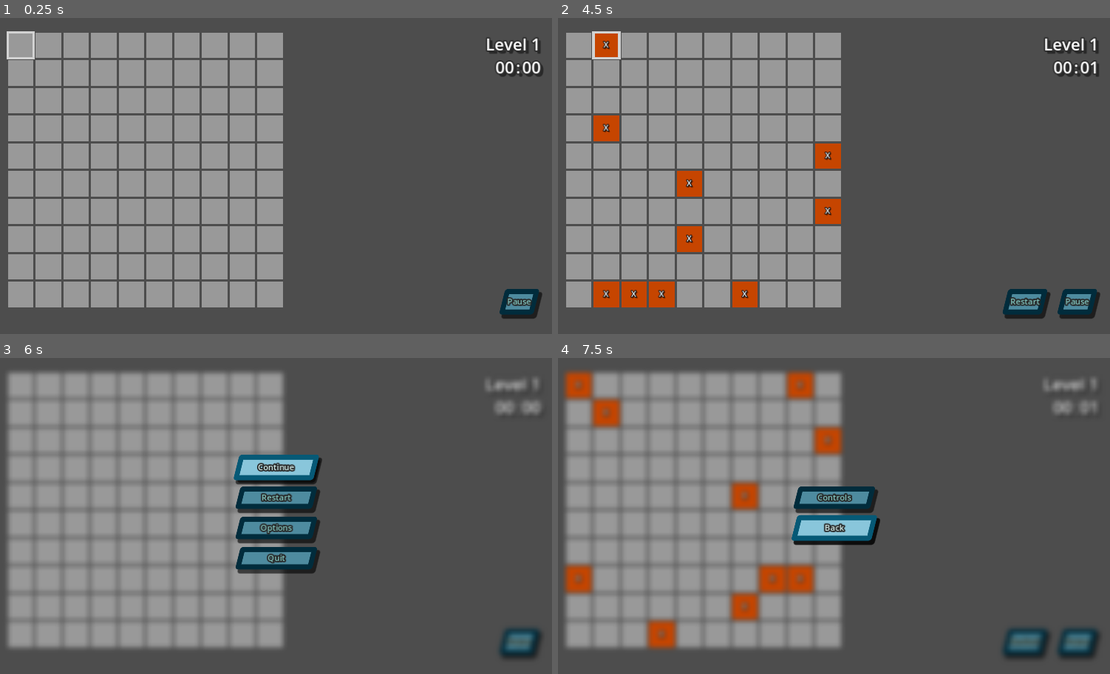
Above: before the commit, frames 1-4 (two rows, left to right).
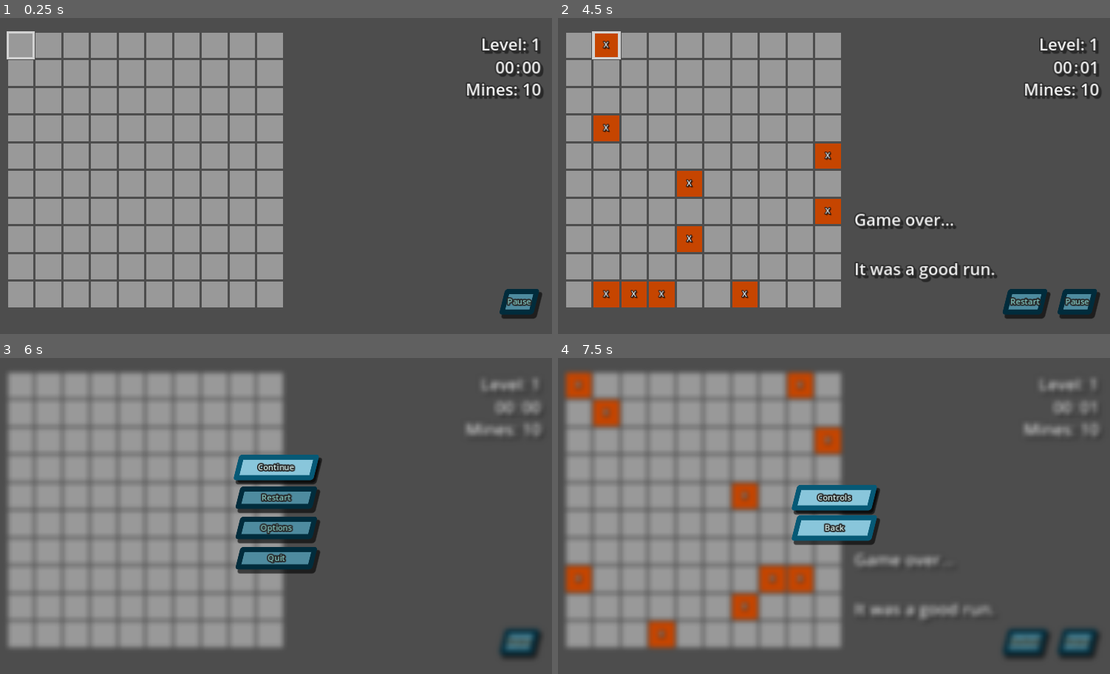
Above: after the commit, the same moments.

Repository: ClovCG/mine-project
Game: Godot game, scene res://Scenes/game.tscn
Same seed, same stepped clock (60 frames per second), same inputs: the game is played once before the commit and once after it.
Inputs (mouse positions are in pixels of both pictures, inside the frame that each line leads up to):
- Up to frame 1 (0.25 s): no input
- Up to frame 2 (4.5 s): tap Enter at 0.5 s; move the mouse to (580, 46) at 0.52 s; tap E (accept) at 0.6, 3.8, 4.25, 4.35 s; click (580, 46) at 0.67 s; tap F (set_flag) at 0.8, 3.6 s; click "Restart" at 1.25 s; click "Pause" at 2 s; click "Restart" at 2.75 s; tap Escape (start) at 3.5 s; move the mouse to (580, 46) at 3.52 s; click (580, 46) at 3.67 s; move the mouse to (607, 46) at 4.27 s; click (607, 46) at 4.42 s
- Up to frame 3 (6 s): tap F (set_flag) at 4.55, 5.85 s; click "Restart" at 5 s; tap Escape (start) at 5.75 s; move the mouse to (22, 386) at 5.77 s; click (22, 386) at 5.92 s
- Up to frame 4 (7.5 s): tap E (accept) at 6.05, 6.5, 6.6 s; move the mouse to (607, 386) at 6.52 s; click (607, 386) at 6.67 s; tap F (set_flag) at 6.8 s; tap Escape (start) at 7.15 s; click "Options" at 7.25 s

The runs differ from the first frame. In frame 1, 0.7% of the frame differs, in the area x 84-99%, y 6-26%; in frame 2, 1.9%; in frame 3, 0.3%; in frame 4, 2.5%, in the area x 42-98%, y 7-83%.

Commit message:
Added Strings globals. Modified game scene.

Diff:
--- a/Resources/UI/Timer/timer_label_settings.tres
+++ b/Resources/UI/Timer/timer_label_settings.tres
@@ -2,6 +2,7 @@
 
 [resource]
 font_size = 32
+font_color = Color(0.941176, 0.941176, 0.941176, 1)
 outline_size = 10
 outline_color = Color(0.172833, 0.172833, 0.172833, 1)
 shadow_size = 5
--- a/Scenes/game.tscn
+++ b/Scenes/game.tscn
@@ -98,6 +98,27 @@
 horizontal_alignment = 2
 script = ExtResource("6_aum0h")
 
+[node name="Mines" type="Label" parent="."]
+offset_left = 942.0
+offset_top = 138.0
+offset_right = 1088.0
+offset_bottom = 183.0
+text = "Mines: "
+label_settings = ExtResource("4_5f4hn")
+horizontal_alignment = 3
+
+[node name="EndText" type="Label" parent="."]
+visible = false
+offset_left = 612.0
+offset_top = 392.0
+offset_right = 904.0
+offset_bottom = 533.0
+theme_override_font_sizes/font_size = 1
+text = "Game over...
+
+It was a good run."
+label_settings = ExtResource("4_5f4hn")
+
 [node name="PauseMenu" parent="." instance=ExtResource("8_cf6d8")]
 visible = false
 anchors_preset = 0
--- a/Scripts/Game/mine_grid.gd
+++ b/Scripts/Game/mine_grid.gd
@@ -11,6 +11,8 @@
 var tiles_dict: Dictionary = {} # "mine_position": MineTile
 
 @onready var timer: IngameTimer = $"../IngameTimer"
+@onready var mines_label: Label = $"../Mines"
+@onready var end_label: Label = $"../EndText"
 @onready var next_level_button: Button = $"../ButtonContainer/NextLevelButton"
 @onready var pause_button: PauseButton = $"../ButtonContainer/PauseButton"
 @onready var pause_menu: PauseMenu = $"../PauseMenu"
@@ -25,6 +27,7 @@
 
 	# Once everything is reset, set up the new grid
 	mines += Game.level
+	mines_label.text = Strings.LABEL_MINES % mines
 	Game.flags = mines
 	set_up()
 
@@ -101,12 +104,19 @@
 		tiles_dict[str(mine_pos)].show_tile()
 
 	# Show the next level button and set the focus neighbors accordingly
-	next_level_button.visible = true
 	next_level_button.focus_previous = NodePath(tiles_dict["99"].get_path())
 	next_level_button.focus_next = NodePath(pause_button.get_path())
 	next_level_button.focus_neighbor_left = NodePath(tiles_dict["99"].get_path())
 	next_level_button.focus_neighbor_right = NodePath(pause_button.get_path())
 	pause_button.focus_previous = NodePath(next_level_button.get_path())
 	pause_button.focus_neighbor_left = NodePath(next_level_button.get_path())
+	next_level_button.visible = true
+	end_label.visible = true
 
-	next_level_button.text = "Next Level" if Game.game_state == Game.GAME_STATE.CLEARED else "Restart"
+	if Game.game_state == Game.GAME_STATE.CLEARED:
+		next_level_button.text = Strings.BUTTON_NEXTLEVEL
+		pause_menu.restart_button.text = Strings.BUTTON_NEXTLEVEL
+		end_label.text = Strings.LABEL_END_WIN
+		return
+	next_level_button.text = Strings.BUTTON_RESTART
+	end_label.text = Strings.LABEL_END_LOSE
--- a/Scripts/Game/mine_tile.gd
+++ b/Scripts/Game/mine_tile.gd
@@ -29,10 +29,10 @@
 func _on_tile_pressed(event: InputEvent) -> void:
 	if Game.game_state == Game.GAME_STATE.IN_PROGRESS and event.is_pressed() and not checked:
 		# Shows the content of the tile as long as there's no flag
-		if InputMap.event_is_action(event, "accept") and not flagged:
+		if InputMap.event_is_action(event, Strings.INPUT_ACTION_ACCEPT) and not flagged:
 			show_tile()
 		# Puts/Removes a flag on the tile
-		elif InputMap.event_is_action(event, "set_flag"):
+		elif InputMap.event_is_action(event, Strings.INPUT_ACTION_SETFLAG):
 			if not flagged and Game.flags_used < Game.flags:
 				self.flagged = true
 				Game.flags_used += 1
@@ -48,7 +48,7 @@
 	label.text = self.num
 
 	if Game.game_state == Game.GAME_STATE.IN_PROGRESS:
-		self.color = Color("3b3b3b")
+		self.color = Color(Strings.COLOR_DARKGRAY)
 		grid.tiles_left -= 1
 		match num:
 			# Tile has a mine --> Game Over
@@ -68,7 +68,7 @@
 
 	# The conditions below are only true when the game is finished
 	elif Game.game_state == Game.GAME_STATE.LOST:
-		self.color = Color("C64500")
+		self.color = Color(Strings.COLOR_RED)
 	else:
-		self.color = Color("208ab3")
+		self.color = Color(Strings.COLOR_BLUE)
 		label.text = "!"
--- /dev/null
+++ b/Scripts/Globals/Misc/strings.gd
@@ -0,0 +1,25 @@
+extends Node
+
+# BUTTON #
+const BUTTON_RESTART: String = "Restart"
+const BUTTON_NEXTLEVEL: String = "Next Level"
+
+# LABEL #
+const LABEL_END_WIN: String = "CLEAR!\n\nNext level unlocked!"
+const LABEL_END_LOSE: String = "Game over...\n\nIt was a good run."
+const LABEL_LEVEL: String = "Level: %d"
+const LABEL_MINES: String = "Mines: %d"
+
+# CONTROLS MENU #
+const CONTROLS_MENU_CONTROLS_TAB: String = "Controls"
+const CONTROLS_MENU_HOWTOPLAY_TAB: String = "How to play"
+
+# COLORS #
+const COLOR_BLUE: String = "208ab3"
+const COLOR_RED: String = "C64500"
+const COLOR_DARKGRAY: String = "3b3b3b"
+
+# INPUT ACTIONS #
+const INPUT_ACTION_ACCEPT: String = "accept"
+const INPUT_ACTION_SETFLAG: String = "set_flag"
+const INPUT_ACTION_START: String = "start"
--- a/Scripts/Level/level_ui.gd
+++ b/Scripts/Level/level_ui.gd
@@ -3,7 +3,7 @@
 
 # Called when the node enters the scene tree for the first time.
 func _ready() -> void:
-	self.text = "Level " + str(Game.level + 1)
+	self.text = Strings.LABEL_LEVEL % (Game.level + 1)
 
 
 # Called every frame. 'delta' is the elapsed time since the previous frame.
--- a/Scripts/Level/next_level_button.gd
+++ b/Scripts/Level/next_level_button.gd
@@ -6,5 +6,5 @@
 	Game.restart()
 
 func _on_next_level_input_pressed(event: InputEvent) -> void:
-	if InputMap.event_is_action(event, "accept") and event.is_pressed():
+	if InputMap.event_is_action(event, Strings.INPUT_ACTION_ACCEPT) and event.is_pressed():
 		Game.restart()
--- a/Scripts/PauseMenu/controls_menu.gd
+++ b/Scripts/PauseMenu/controls_menu.gd
@@ -9,8 +9,8 @@
 # Called when the node enters the scene tree for the first time.
 func _ready() -> void:
 	options_container = get_node_or_null("../OptionsMenu")
-	set_tab_title(0, "Controls")
-	set_tab_title(1, "How to play")
+	set_tab_title(0, Strings.CONTROLS_MENU_CONTROLS_TAB)
+	set_tab_title(1, Strings.CONTROLS_MENU_HOWTOPLAY_TAB)
 	back_button.connect("pressed", func(): options_container._on_return_to_options_pressed())
 	back_button.connect("gui_input", func(event: InputEvent): options_container._on_return_to_options_input_pressed(event))
 
--- a/Scripts/PauseMenu/options_menu.gd
+++ b/Scripts/PauseMenu/options_menu.gd
@@ -15,14 +15,14 @@
 func show_options_menu() -> void:
 	pause_menu.menu_container.visible = false
 	self.visible = true
-	back_button.grab_focus()
+	controls_button.grab_focus()
 
 # SIGNAL METHODS #
 func _on_controls_pressed() -> void:
 	controls_container.show_controls_menu()
 
 func _on_controls_input_pressed(event: InputEvent) -> void:
-	if InputMap.event_is_action(event, "accept") and event.is_pressed():
+	if InputMap.event_is_action(event, Strings.INPUT_ACTION_ACCEPT) and event.is_pressed():
 		controls_container.show_controls_menu()
 
 func _on_return_to_options_pressed() -> void:
@@ -31,7 +31,7 @@
 	controls_button.grab_focus()
 
 func _on_return_to_options_input_pressed(event: InputEvent) -> void:
-	if InputMap.event_is_action(event, "accept") and event.is_pressed():
+	if InputMap.event_is_action(event, Strings.INPUT_ACTION_ACCEPT) and event.is_pressed():
 		controls_container.visible = false
 		self.visible = true
 		controls_button.grab_focus()
--- a/Scripts/PauseMenu/pause_button.gd
+++ b/Scripts/PauseMenu/pause_button.gd
@@ -16,5 +16,5 @@
 	pause_menu.show_pause_menu()
 
 func _on_pause_button_input_pressed(event: InputEvent) -> void:
-	if InputMap.event_is_action(event, "accept") and event.is_pressed():
+	if InputMap.event_is_action(event, Strings.INPUT_ACTION_ACCEPT) and event.is_pressed():
 		pause_menu.show_pause_menu()
--- a/Scripts/PauseMenu/pause_menu.gd
+++ b/Scripts/PauseMenu/pause_menu.gd
@@ -22,9 +22,9 @@
 
 func _unhandled_input(event: InputEvent) -> void:
 	# Handles menu pause from keyboard/gamepad inputs
-	if event.is_action_pressed("start") and self.visible:
+	if event.is_action_pressed(Strings.INPUT_ACTION_START) and self.visible:
 		hide_pause_menu()
-	elif event.is_action_pressed("start") and !self.visible:
+	elif event.is_action_pressed(Strings.INPUT_ACTION_START) and !self.visible:
 		show_pause_menu()
 
 func show_pause_menu() -> void:
@@ -54,7 +54,7 @@
 	hide_pause_menu()
 
 func _on_continue_input_pressed(event: InputEvent) -> void:
-	if InputMap.event_is_action(event, "accept") and event.is_pressed():
+	if InputMap.event_is_action(event, Strings.INPUT_ACTION_ACCEPT) and event.is_pressed():
 		hide_pause_menu()
 
 
@@ -62,7 +62,7 @@
 	Game.restart()
 
 func _on_restart_input_pressed(event: InputEvent) -> void:
-	if InputMap.event_is_action(event, "accept") and event.is_pressed():
+	if InputMap.event_is_action(event, Strings.INPUT_ACTION_ACCEPT) and event.is_pressed():
 		Game.restart()
 
 
@@ -70,7 +70,7 @@
 	options_container.show_options_menu()
 
 func _on_options_input_pressed(event: InputEvent) -> void:
-	if InputMap.event_is_action(event, "accept") and event.is_pressed():
+	if InputMap.event_is_action(event, Strings.INPUT_ACTION_ACCEPT) and event.is_pressed():
 		options_container.show_options_menu()
 
 func _on_return_to_menu_pressed() -> void:
@@ -79,7 +79,7 @@
 	options_button.grab_focus()
 
 func _on_return_to_menu_input_pressed(event: InputEvent) -> void:
-	if InputMap.event_is_action(event, "accept") and event.is_pressed():
+	if InputMap.event_is_action(event, Strings.INPUT_ACTION_ACCEPT) and event.is_pressed():
 		options_container.visible = false
 		menu_container.visible = true
 		options_button.grab_focus()
@@ -89,5 +89,5 @@
 	get_tree().quit()
 
 func _on_quit_input_pressed(event: InputEvent) -> void:
-	if InputMap.event_is_action(event, "accept") and event.is_pressed():
+	if InputMap.event_is_action(event, Strings.INPUT_ACTION_ACCEPT) and event.is_pressed():
 		get_tree().quit()
--- a/project.godot
+++ b/project.godot
@@ -19,6 +19,7 @@
 
 Game="*res://Scripts/Game/game.gd"
 Utils="*res://Scripts/Globals/Misc/utils.gd"
+Strings="*res://Scripts/Globals/Misc/strings.gd"
 
 [debug]
 
